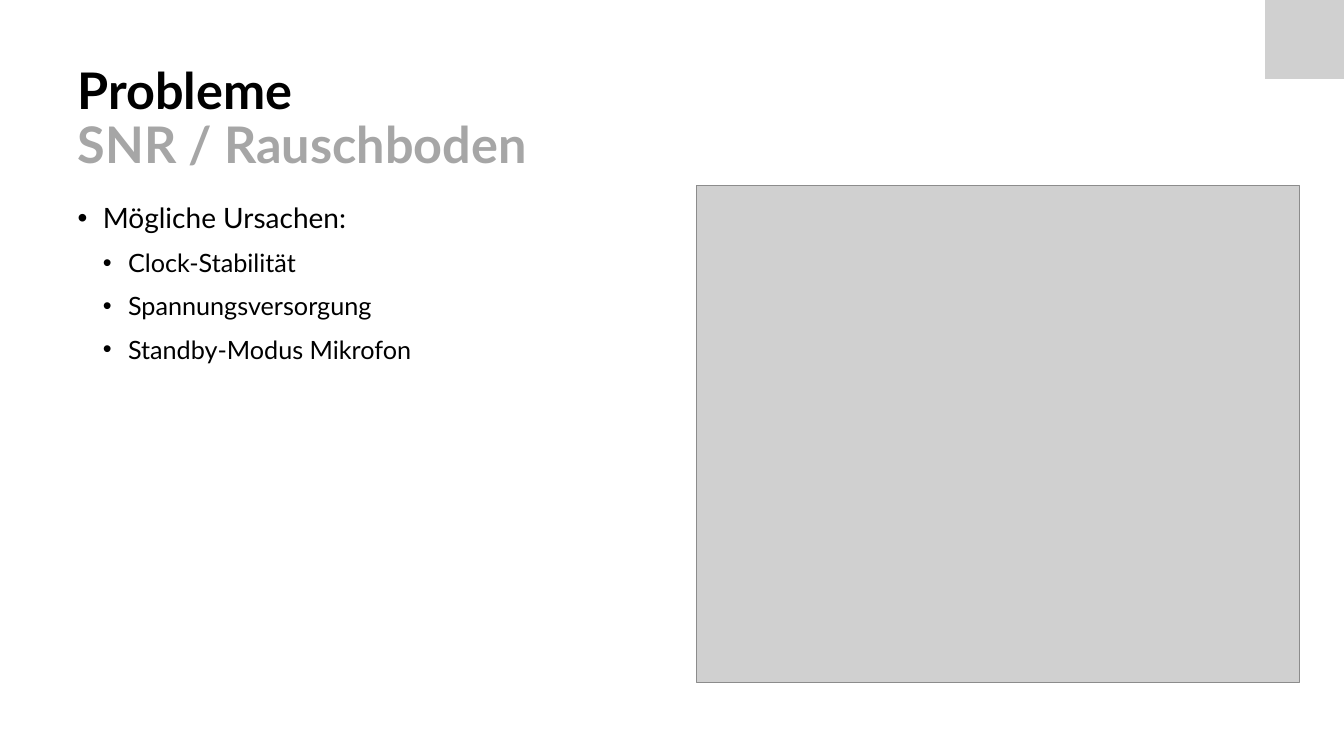
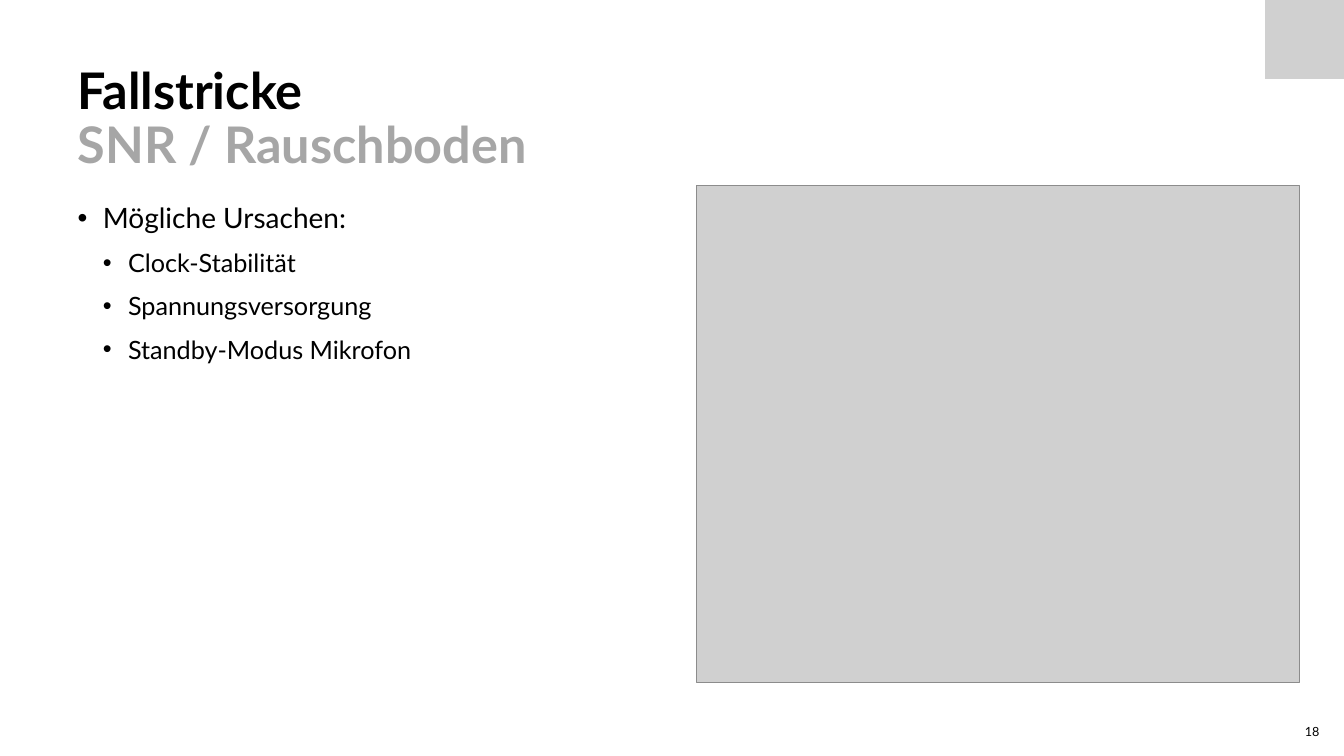
Before and after one commit to Froster2406/BAT2024, a slide deck: slide 18 of Dokumentation/presentation/BAT-EIT-FS24-Präs-Nicora-1507146.pptx (slide 15 before the commit). Drawn at 1344x756 pixels with LibreOffice and Linux fonts; fonts in the diff are those of the drawing; grey boxes stand for pictures. Boxes give left, top, right and bottom in pixels: in the first picture for what was removed or moved away, otherwise in the second. Text is boxed around its words. In the diff, an @@ line names an element or a change of style, - is before the commit and + after.

```diff
--- a/Dokumentation/presentation/BAT-EIT-FS24-Präs-Nicora-1507146.pptx
+++ b/Dokumentation/presentation/BAT-EIT-FS24-Präs-Nicora-1507146.pptx
@@ title at bbox=[78, 71, 526, 163]: text changed @@
-Probleme
-SNR / Rauschboden
+Fallstricke
+SNR / Rauschboden
@@ page number added at bbox=[1305, 727, 1320, 736], 9 pt, text #000000 @@
+18
```
Also in this commit, not shown: 16 other slides changed, 3 slides added, 2 other files.
